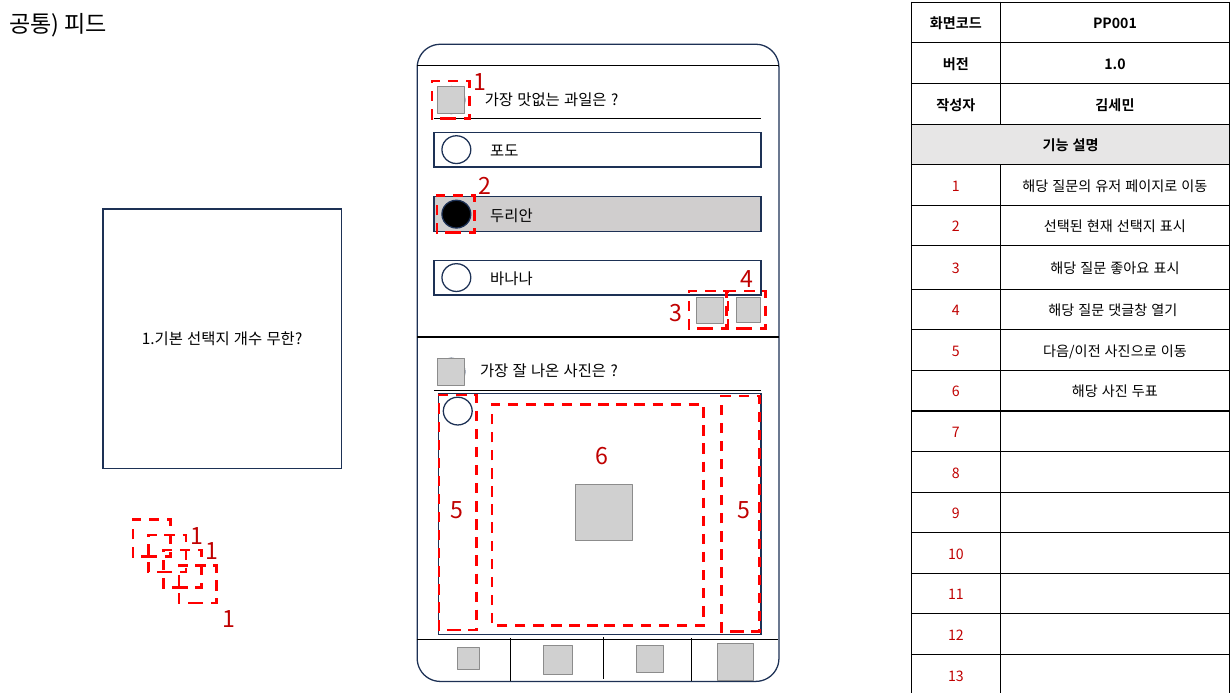
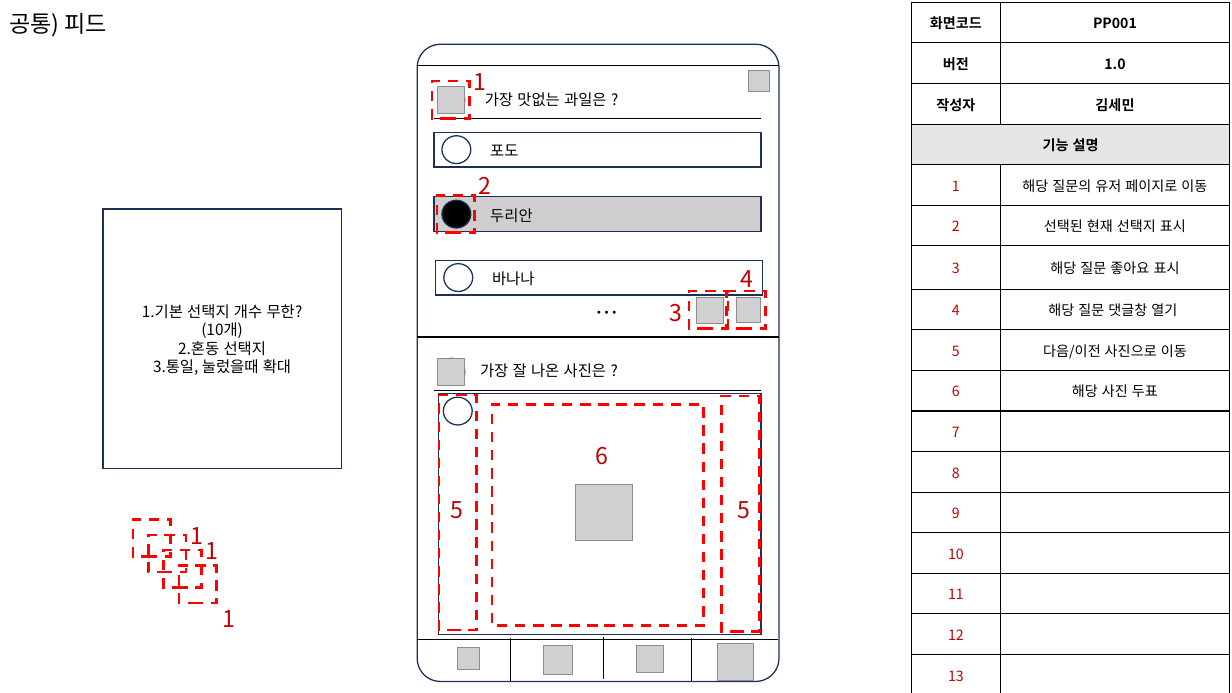
Before and after one commit to H-EH7/picker, a slide deck: slide 6 of 1. Documents/설계/골라말아 화면설계서_v1.0.pptm (slide 5 before the commit). Drawn at 1232x693 pixels with LibreOffice and Linux fonts; fonts in the diff are those of the drawing; grey boxes stand for pictures. Boxes give left, top, right and bottom in pixels: in the first picture for what was removed or moved away, otherwise in the second. Text is boxed around its words. In the diff, an @@ line names an element or a change of style, - is before the commit and + after.

```diff
--- a/1. Documents/설계/골라말아 화면설계서_v1.0.pptm
+++ b/1. Documents/설계/골라말아 화면설계서_v1.0.pptm
@@ picture added at box(750, 71, 771, 92) @@
@@ text added at box(586, 295, 622, 332), 18 pt, text #000000 @@
+…
@@ text in rectangle at box(153, 322, 291, 375): paragraphs added @@
+(10개)
+2.혼동 선택지
+3.통일, 눌렀을때 확대
```
Also in this commit, not shown: 3 other slides changed, 1 slide added.
